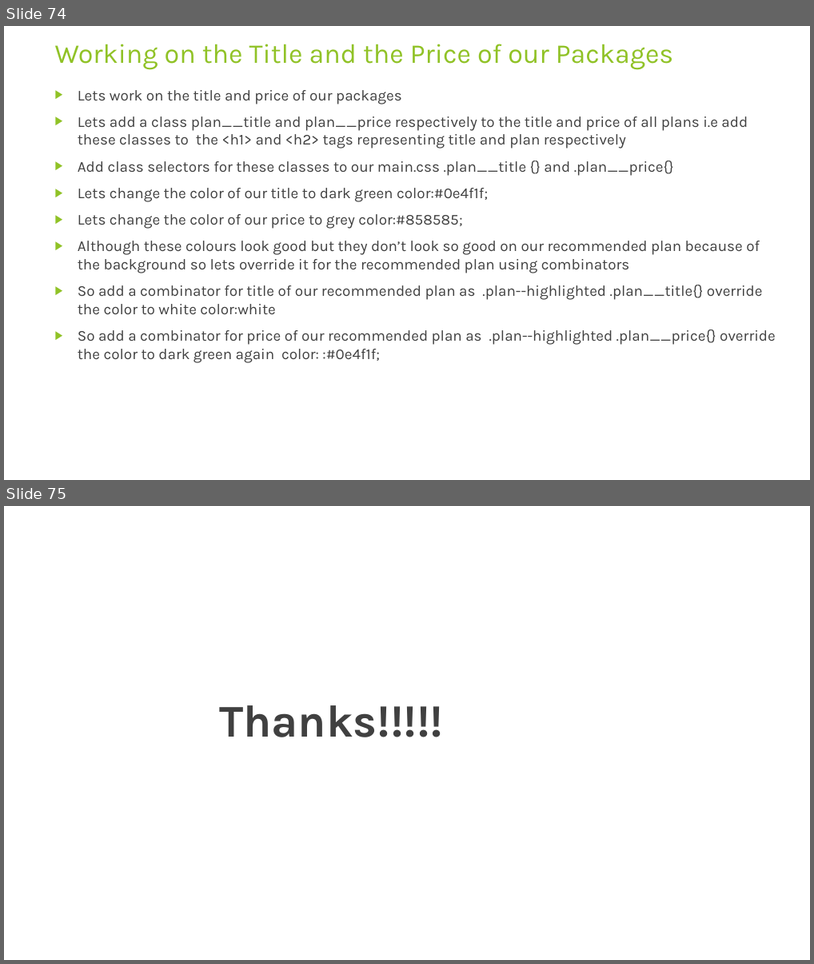
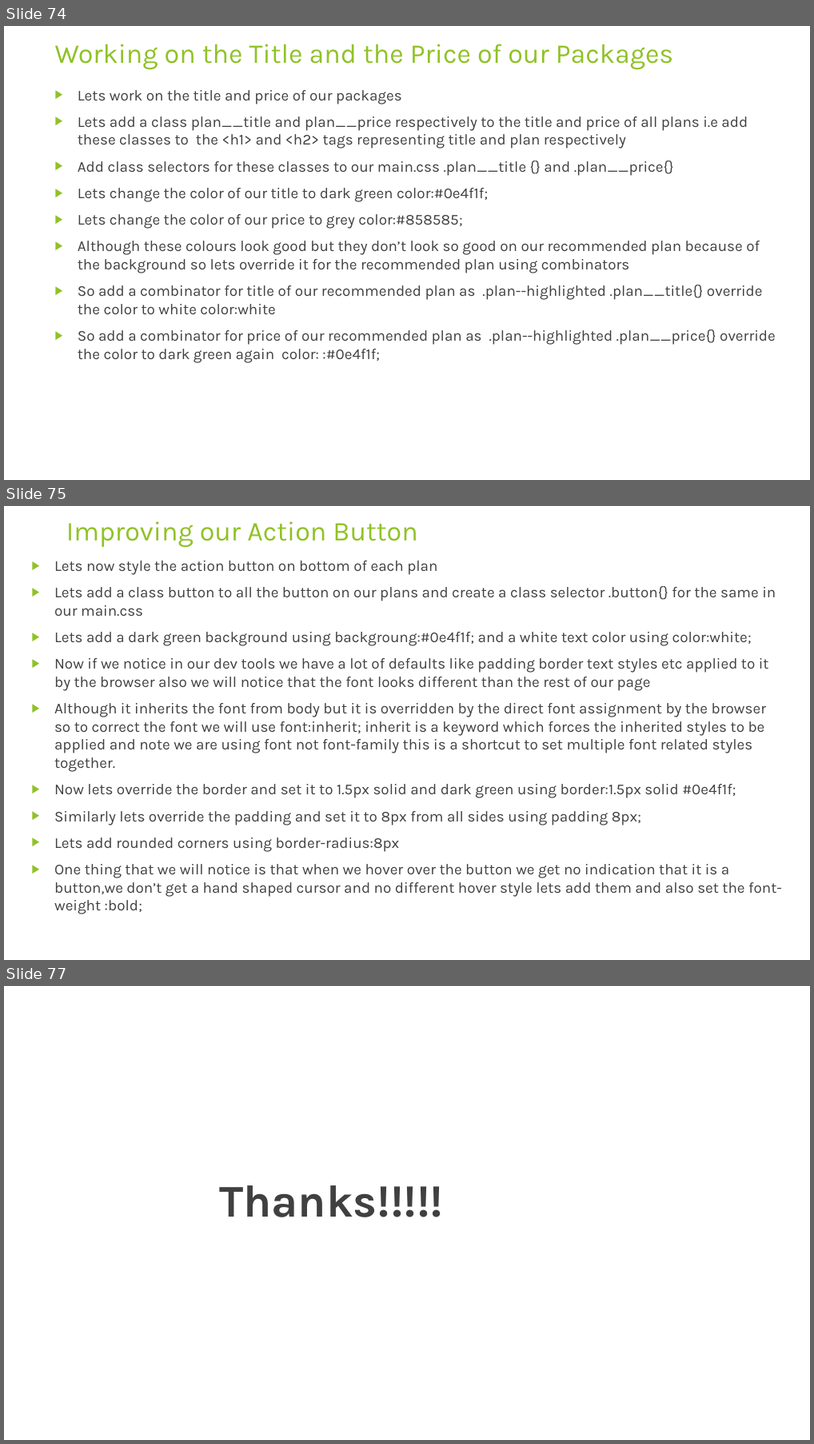
Before and after one commit to rudhrainfogain/CSS, a slide deck: PPT/Css-v5.pptx. Shown one above the other, each under a label of ours: slides 74 and 75 before the commit, slides 74, 75 and 77 after it; the slides between them are not shown. The pictures are 814x964 and 814x1444 pixels, drawn with LibreOffice and Linux fonts; fonts in the diff are those of the drawing. Boxes give left, top, right and bottom in pixels: in the first picture for what was removed or moved away, otherwise in the second. Text is boxed around its words. In the diff, an @@ line names an element or a change of style, - is before the commit and + after.

Commit message:
ImprovingActionButton

```diff
--- a/PPT/Css-v5.pptx
+++ b/PPT/Css-v5.pptx
@@ slide 75 added at <box>4,506,810,960</box>, background #FFFFFF @@
@@ title added at <box>66,521,418,548</box>, 32.4 pt, text #90C226 @@
+Improving our Action Button
@@ text added at <box>54,560,782,914</box>, 18 pt, text #404040 @@
+▶ Lets now style the action button on bottom of each plan
+▶ Lets add a class button to all the button on our plans and create a class selector .button{} for the same in our main.css
+▶ Lets add a dark green background using backgroung:#0e4f1f; and a white text color using color:white;
+▶ Now if we notice in our dev tools we have a lot of defaults like padding border text styles etc applied to it by the browser also we will notice that the font looks different than the rest of our page
+▶ Although it inherits the font from body but it is overridden by the direct font assignment by the browser so to correct the font we will use font:inherit; inherit is a keyword which forces the inherited styles to be applied and note we are using font not font-family this is a shortcut to set multiple font related styles together.
+▶ Now lets override the border and set it to 1.5px solid and dark green using border:1.5px solid #0e4f1f;
+▶ Similarly lets override the padding and set it to 8px from all sides using padding 8px;
+▶ Lets add rounded corners using border-radius:8px
+▶ One thing that we will notice is that when we hover over the button we get no indication that it is a button,we don’t get a hand shaped cursor and no different hover style lets add them and also set the font-weight :bold;
@@ what was slide 75 is now slide 77 @@
```
Also in this commit, not shown: 1 other slide added, 2 other files.
